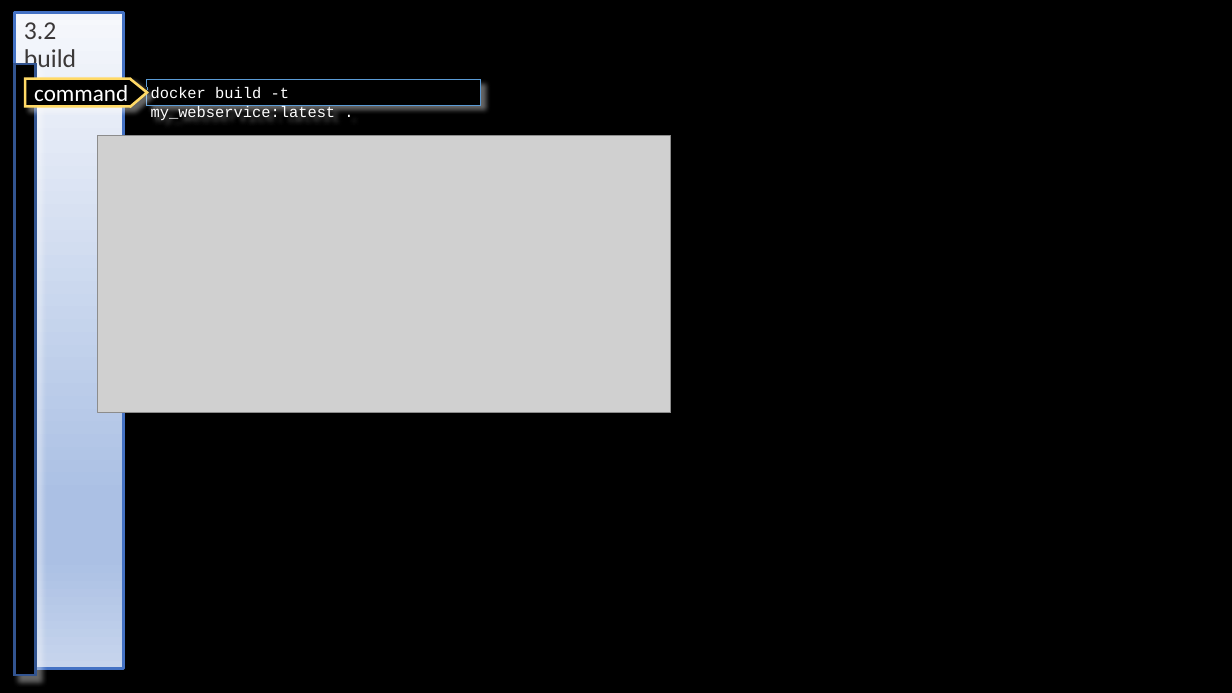
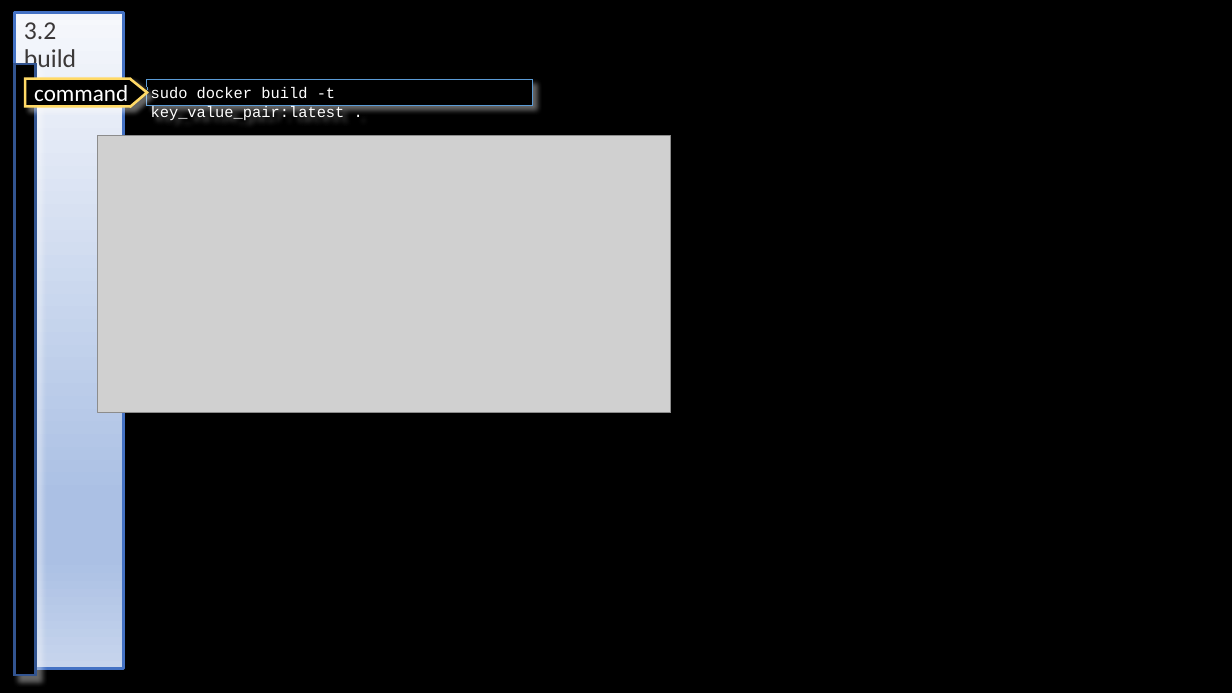
Before and after one commit to 1010836/portfolio, a slide deck: slide 13 of docker/aws/docker_aws.pptx. Drawn at 1232x693 pixels with LibreOffice and Linux fonts; fonts in the diff are those of the drawing; grey boxes stand for pictures. Boxes give left, top, right and bottom in pixels: in the first picture for what was removed or moved away, otherwise in the second. Text is boxed around its words. In the diff, an @@ line names an element or a change of style, - is before the commit and + after.

```diff
--- a/docker/aws/docker_aws.pptx
+++ b/docker/aws/docker_aws.pptx
@@ speech box "sudo docker build -t key_value_pair:latest ...": place and size @@
-speech box "sudo docker build -t key_value_pair:latest ..." at box(147, 79, 481, 105)
+speech box "sudo docker build -t key_value_pair:latest ..." at box(147, 79, 532, 105)
@@ text in speech box at box(151, 87, 345, 121): text changed @@
-docker build -t my_webservice:latest .
+sudo docker build -t key_value_pair:latest .
```
Also in this commit, not shown: 2 other slides changed.
